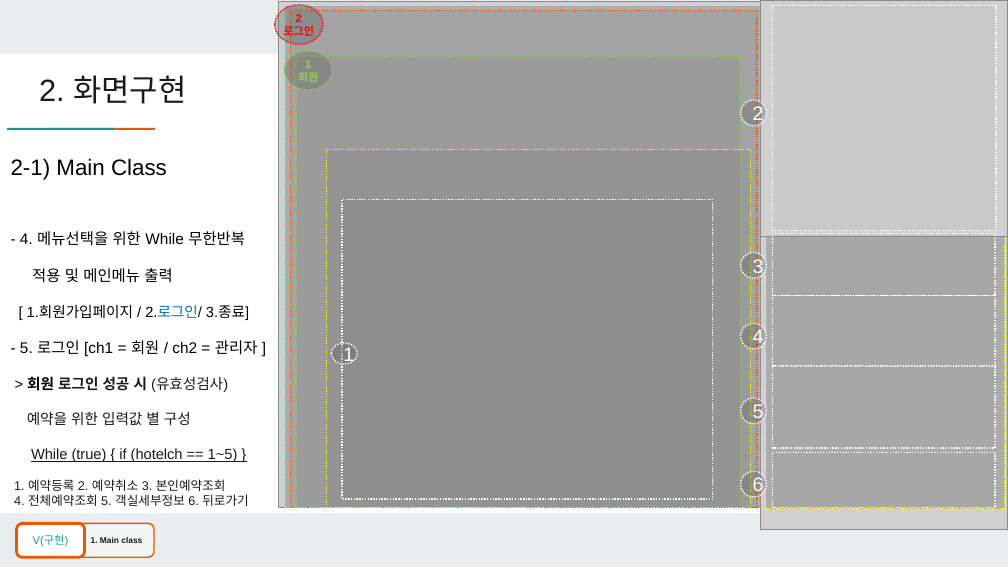
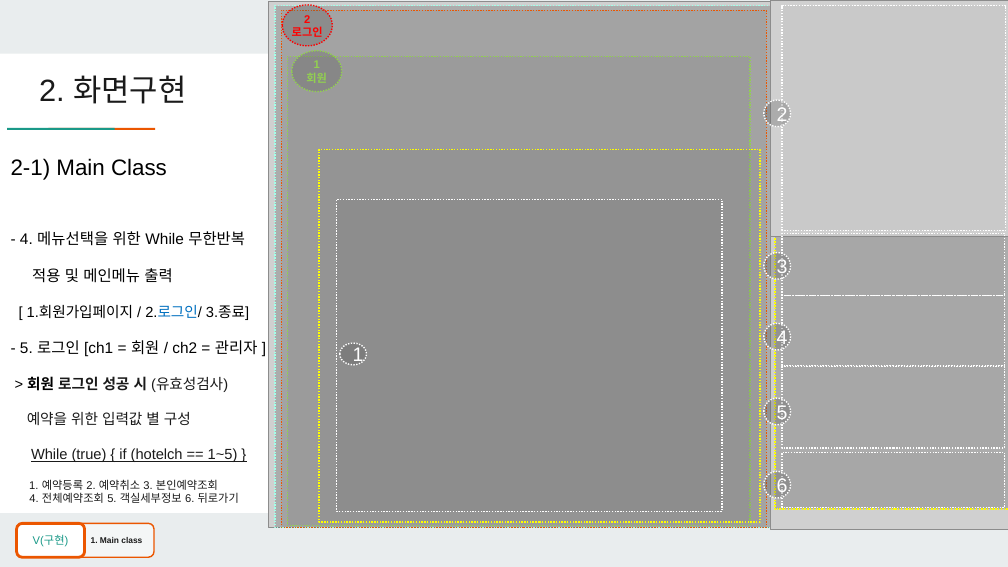
Before and after one commit to yongbeomj/Java-Console-Project, a slide deck: slide 6 of TeamProject/src/ppt/3조_호텔예약프로그램장용범,_김태호,_신우현.pptx. Drawn at 1008x567 pixels with LibreOffice and Linux fonts; fonts in the diff are those of the drawing; grey boxes stand for pictures; background and template pictures are left out. Boxes give left, top, right and bottom in pixels: in the first picture for what was removed or moved away, otherwise in the second. Text is boxed around its words. In the diff, an @@ line names an element or a change of style, - is before the commit and + after.

Commit message:
211027-3

```diff
--- a/TeamProject/src/ppt/3조_호텔예약프로그램장용범,_김태호,_신우현.pptx
+++ b/TeamProject/src/ppt/3조_호텔예약프로그램장용범,_김태호,_신우현.pptx
@@ picture: place and size @@
-picture at (279,1,761,507)
+picture at (269,1,770,527)
@@ rectangle: place and size @@
-rectangle at (285,6,761,508)
+rectangle at (275,6,770,528)
@@ rectangle: place and size @@
-rectangle at (290,10,757,507)
+rectangle at (281,10,766,527)
@@ ellipse "2": place and size @@
-ellipse "2" at (275,5,324,44)
+ellipse "2" at (282,5,333,46)
@@ rectangle: place and size @@
-rectangle at (296,56,741,508)
+rectangle at (287,56,750,526)
@@ ellipse "1": place and size @@
-ellipse "1" at (284,50,333,90)
+ellipse "1" at (291,50,342,92)
@@ rectangle: place and size @@
-rectangle at (327,149,750,507)
+rectangle at (320,149,760,521)
@@ rectangle: place and size @@
-rectangle at (342,200,713,499)
+rectangle at (337,200,723,511)
@@ 5 ellipses: place and size @@
-5 ellipses at (741,100,767,498)
+5 ellipses at (764,100,791,499)
@@ text at (29,479,239,503): size 9 to 8 pt in "1. 예약등록 2. 예약취소 3. 본인예약조회 4. ..." @@
@@ 6 rectangles, 2 pictures, 1 ellipse: place and size @@
-6 rectangles, 2 pictures, 1 ellipse at (332,0,1008,529)
+6 rectangles, 2 pictures, 1 ellipse at (340,0,1008,529)
```
Also in this commit, not shown: 3 other slides changed.
